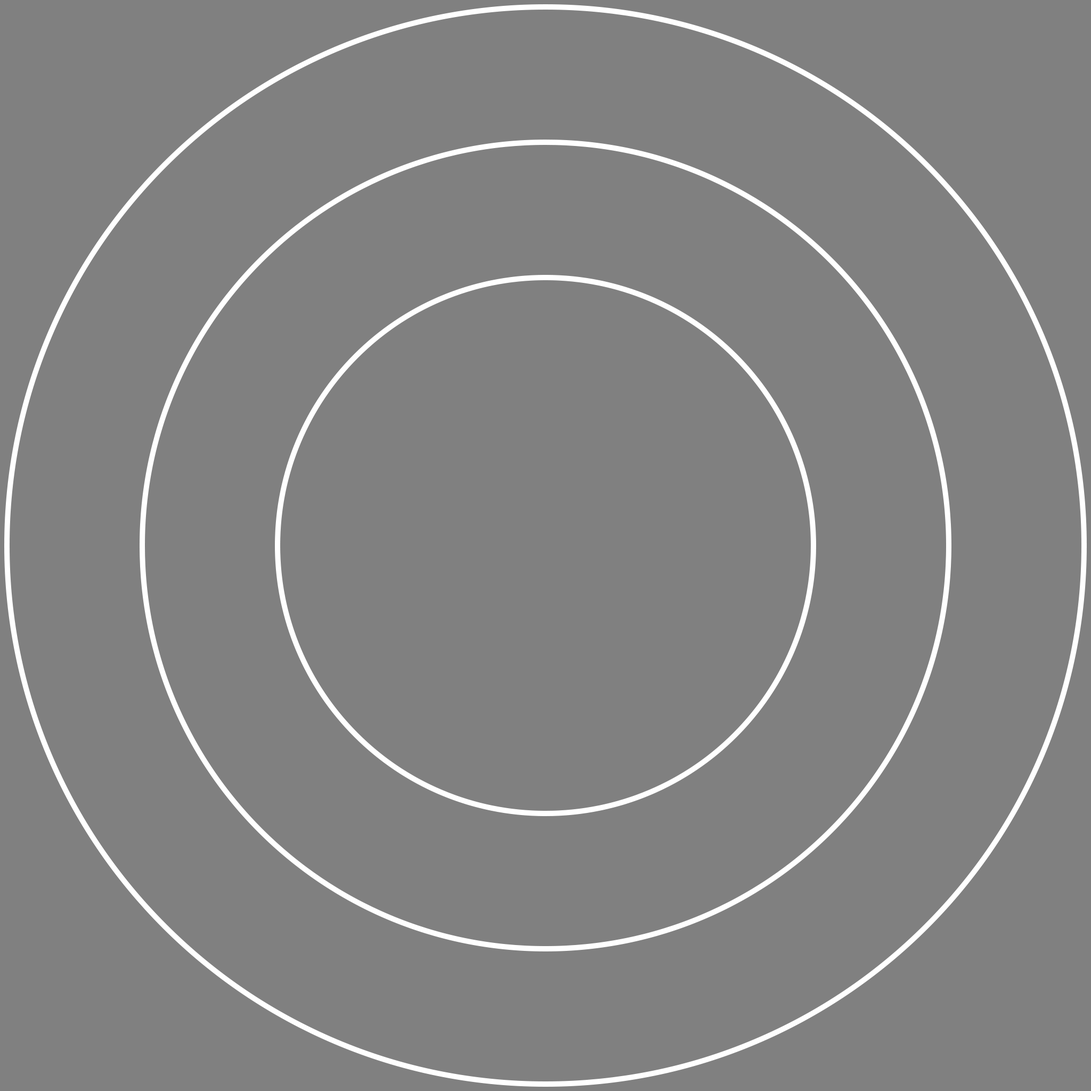
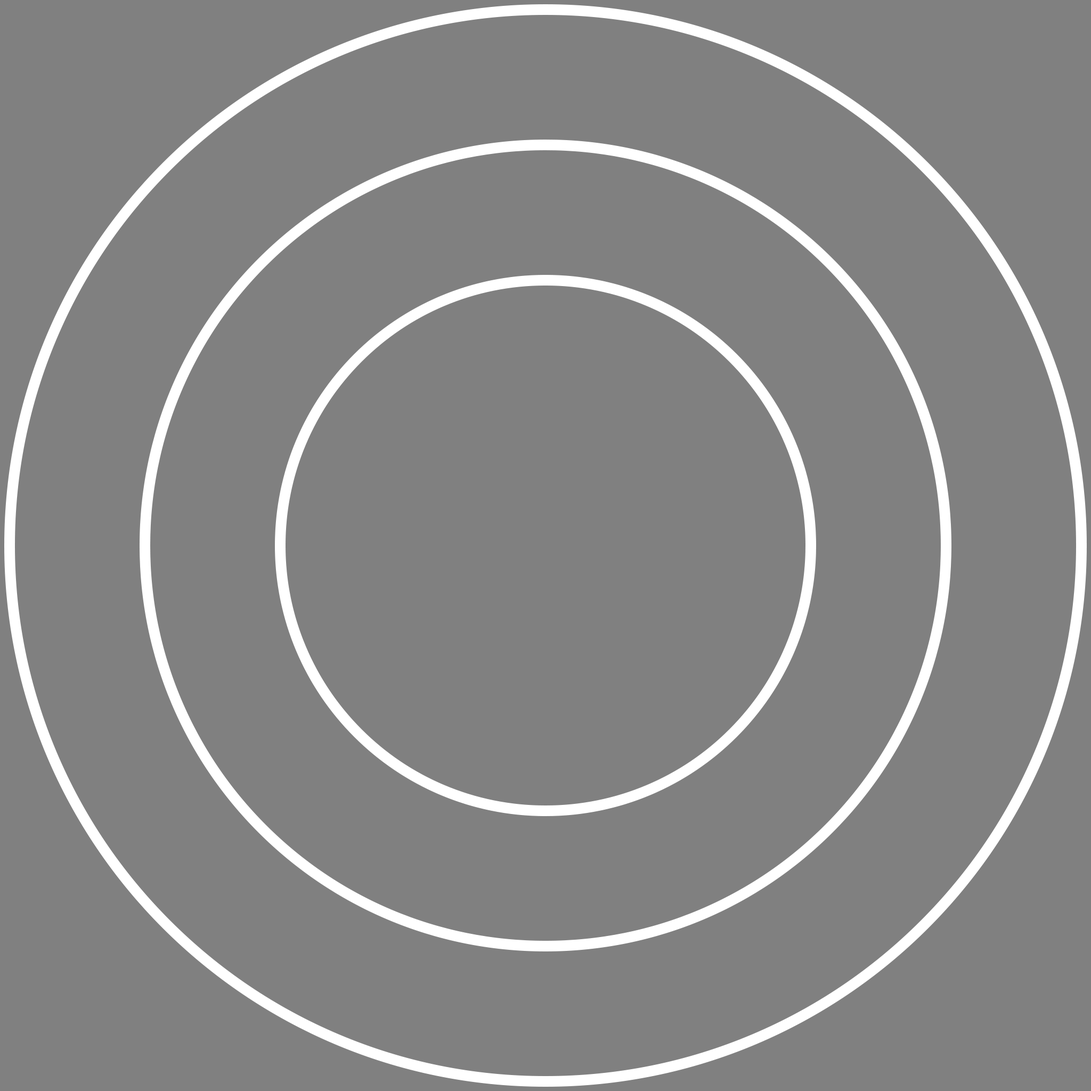
The second (1091, 1091) image is a revision of the first. Changes to its layers:
painted on "Ellipse 1 copy" over [144, 144, 947, 947]
painted on "Ellipse 1 copy 2" over [280, 280, 812, 812]
painted on "Ellipse 1" over [9, 9, 1082, 1082]
